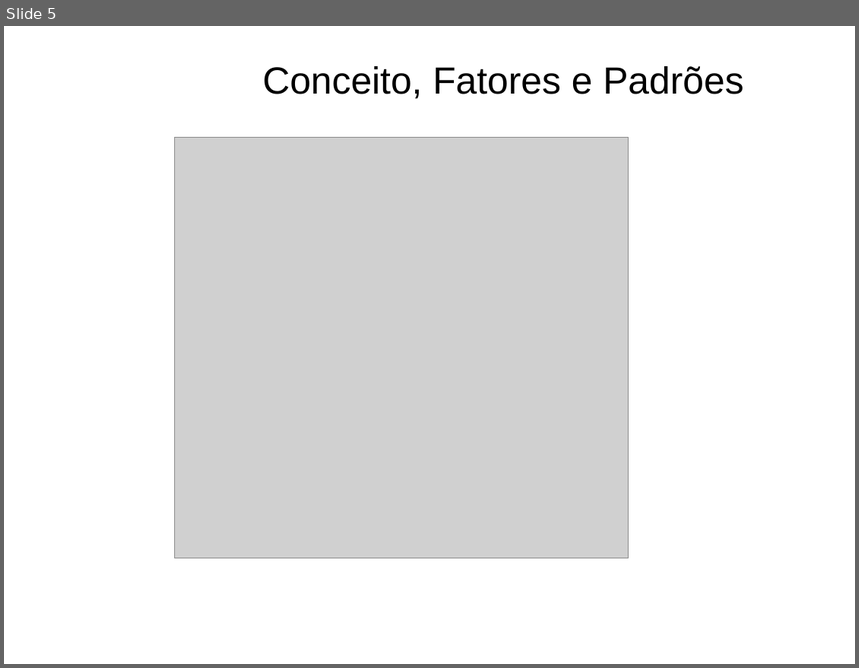
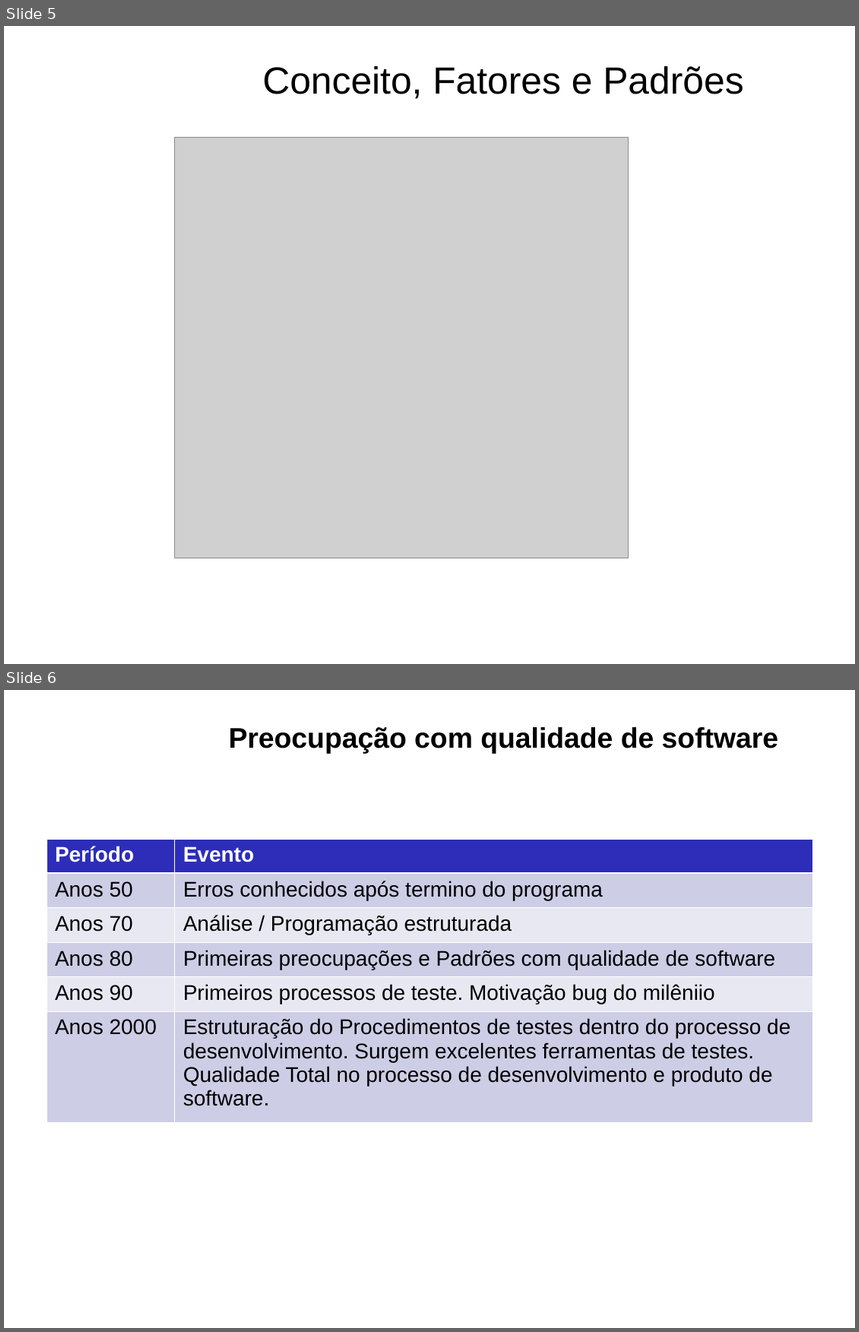
Before and after one commit to geltoncruz/-Testes-de-Software, a slide deck: ppt/01. Introdução a Qualidade de software.ppt. Shown one above the other, each under a label of ours: slide 5 before the commit, slides 5 and 6 after it. The pictures are 859x668 and 859x1332 pixels, drawn with LibreOffice and Linux fonts; fonts in the diff are those of the drawing; grey boxes stand for pictures; background and template pictures are left out. Boxes give left, top, right and bottom in pixels: in the first picture for what was removed or moved away, otherwise in the second. Text is boxed around its words. In the diff, an @@ line names an element or a change of style, - is before the commit and + after.

Commit message:
Pdf 01 - introducao a fundamentos de qualidade de software

```diff
--- a/ppt/01. Introdução a Qualidade de software.ppt
+++ b/ppt/01. Introdução a Qualidade de software.ppt
@@ slide 6 added at (x1=4, y1=690, x2=855, y2=1328), background picture (left out) @@
@@ title added at (x1=229, y1=727, x2=778, y2=754), 24 pt, text #000000, bold @@
+Preocupação com qualidade de software
@@ table added at (x1=47, y1=839, x2=813, y2=1122), 6 rows, 2 columns @@
+Período | Evento
+Anos 50 | Erros conhecidos após termino do programa
+Anos 70 | Análise / Programação estruturada
+Anos 80 | Primeiras preocupações e Padrões com qualidade de software
+Anos 90 | Primeiros processos de teste. Motivação bug do milêniio
+Anos 2000 | Estruturação do Procedimentos de testes dentro do processo de desenvolvimento. Surgem excelentes ferramentas de testes. Qualidade Total no processo de desenvolvimento e produto de software.
```
Also in this commit, not shown: 20 other slides added, 1 slide removed, 2 other files.
